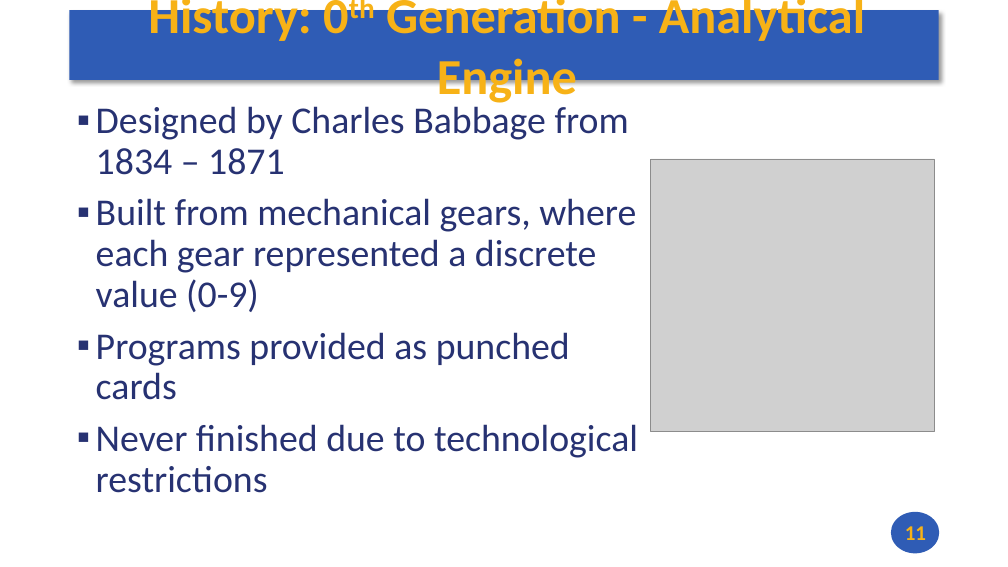
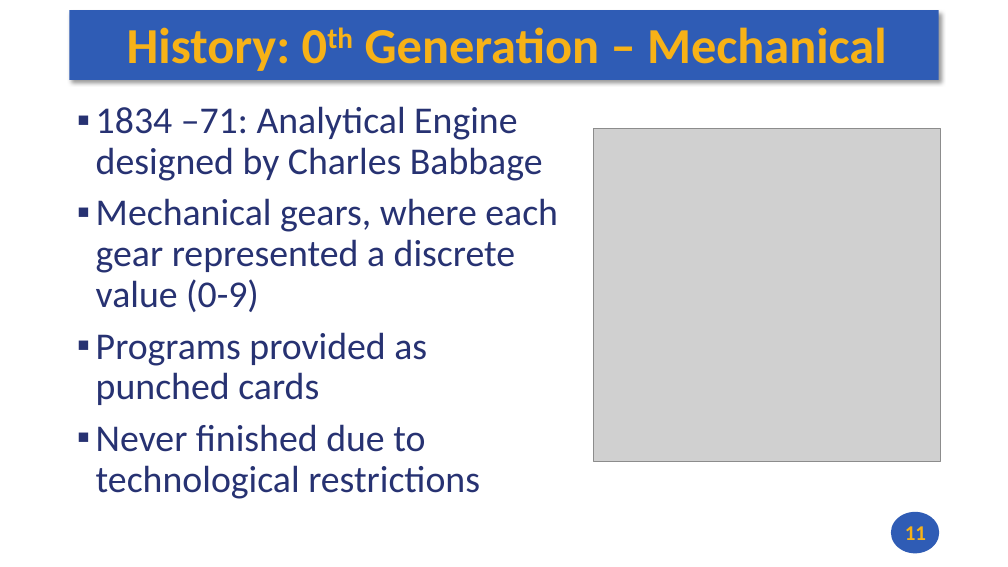
Before and after one commit to andrewt0301/hse-acos-course, a slide deck: slide 11 of docs/part1ca/01_Introduction/CA_Lecture_01.pptx. Drawn at 1008x567 pixels with LibreOffice and Linux fonts; fonts in the diff are those of the drawing; grey boxes stand for pictures. Boxes give left, top, right and bottom in pixels: in the first picture for what was removed or moved away, otherwise in the second. Text is boxed around its words. In the diff, an @@ line names an element or a change of style, - is before the commit and + after.

```diff
--- a/docs/part1ca/01_Introduction/CA_Lecture_01.pptx
+++ b/docs/part1ca/01_Introduction/CA_Lecture_01.pptx
@@ title at (127, 27, 887, 71): text changed @@
-History: 0th Generation - Analytical Engine
+History: 0th Generation – Mechanical
@@ text at (96, 106, 558, 312): text changed @@
-▪ Designed by Charles Babbage from 1834 – 1871
-▪ Built from mechanical gears, where each gear represented a discrete value (0-9)
+▪ 1834 –71: Analytical Engine designed by Charles Babbage
+▪ Mechanical gears, where each gear represented a discrete value (0-9)
@@ picture: place and size @@
-picture at (651, 159, 935, 431)
+picture at (594, 129, 940, 461)
```
Also in this commit, not shown: 6 other slides changed, 3 slides added, 1 other file.
